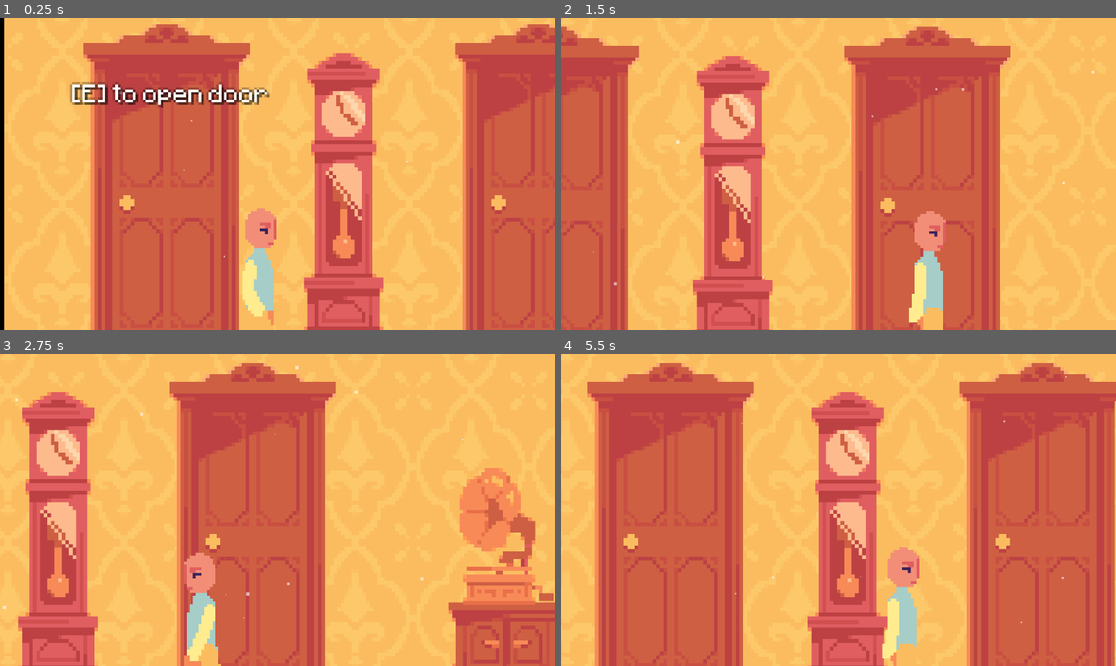
Above: before the commit, frames 1-4 (two rows, left to right).
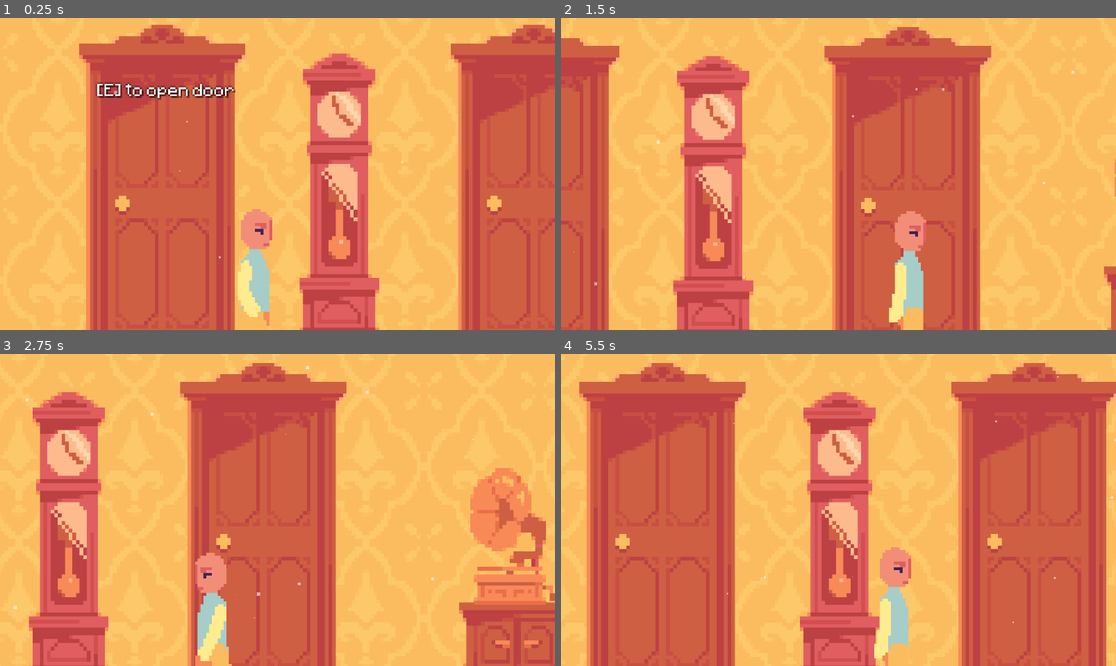
Above: after the commit, the same moments.

Repository: Belligool/cogni-thief
Game: Godot game, scene res://scenes/phase_1/day_1/day1.tscn
Two runs of this game, one before a commit and one after it. Both use one fixed random seed, a clock stepped at 60 frames per second and the inputs below. Sound files missing from this copy of the repository are replaced by a short silence.
Inputs:
- Up to frame 1 (0.25 s): no input
- Up to frame 2 (1.5 s): hold E (interact) 0.53-1.28 s; hold D (move_right) from 0.53 s (still down); tap E (interact) at 1.35 s
- Up to frame 3 (2.75 s): release D (move_right) at 2.03 s; hold A (move_left) from 2.03 s (still down); hold Space (next_dialog) from 2.03 s (still down); tap E (interact) at 2.3 s
- Up to frame 4 (5.5 s): release Space (next_dialog) at 2.78 s; tap E (interact) at 2.85, 4.55 s; hold E (interact) 3.53-4.28 s; release A (move_left) at 4.28 s; hold D (move_right) from 4.28 s (still down); tap Space (next_dialog) at 4.35 s; hold E (interact) from 5.03 s (still down)

The runs differ from the first frame. In frame 1, 18% of the frame differs, in the area x 0-100%, y 0-100%; in frame 2, 29%, in the area x 0-100%, y 2-100%; in frame 3, 19%; in frame 4, 22%.
Error before the commit: Invalid access of index '0' on a base object of type: 'Array'. (res://autoloader/interaction_manager.gd:43)

Commit message:
feat: building transition manager to be identical with quest manager

Diff:
--- a/autoloader/dialog_manager.gd
+++ b/autoloader/dialog_manager.gd
@@ -53,7 +53,6 @@
 		QuestManager.notify_dialog_ended(npc_id)
 
 
-# For testing
 func _unhandled_input(event: InputEvent) -> void:
 	if not is_active:
 		return
--- a/autoloader/interaction_manager.gd
+++ b/autoloader/interaction_manager.gd
@@ -39,7 +39,9 @@
 			can_interact = false
 			label.hide()
 
-			await active_areas[0].interact.call()
-			QuestManager.notify_interaction(active_areas[0].interactable_object_name)
+			# Avoids empty array call
+			var area = active_areas[0]
+			await area.interact.call()
+			QuestManager.notify_interaction(area.interactable_object_name)
 
 			can_interact = true
--- a/autoloader/quest_manager.gd
+++ b/autoloader/quest_manager.gd
@@ -1,4 +1,6 @@
 extends Node
+
+#TODO MASIH BELOM HANDLE PUZZLE
 
 signal quest_started (quest: QuestData)
 signal quest_completed (quest: QuestData)
@@ -30,6 +32,7 @@
 	var quest = get_current_quest()
 	if quest == null:
 		return
+	#	Test
 	print("comparing type: ", quest.completion_type, " vs ", completion_type)
 	print("comparing target: '", quest.completion_target, "' vs '", target, "'")
 	if quest.completion_type == completion_type and quest.completion_target == target:
@@ -42,3 +45,6 @@
 
 func notify_interaction(object_name: String) -> void:
 	_try_complete(QuestData.CompletionType.INTERACTION, object_name)
+
+func notify_puzzle(puzzle_name: String) -> void:
+	_try_complete(QuestData.CompletionType.PUZZLE, puzzle_name)
--- a/autoloader/transition_manager.gd
+++ b/autoloader/transition_manager.gd
@@ -2,9 +2,13 @@
 
 signal transition_started
 signal transition_finished
+signal narration_line_changed(text: String)
 
 var is_active: bool = false
 var _data: NarrationData = null
+var _narration_line_index: int = 0
+
+#TODO Testing and UI belom
 
 func start(data: NarrationData) -> void:
 	if is_active:
@@ -13,12 +17,37 @@
 	is_active = true
 	transition_started.emit()
 
-func finish() -> void:
+func _end() -> void:
 	is_active = false
 	var next = _data.next_scene
+	var quests = _data.next_day_quests
 	_data = null
 	transition_finished.emit()
+	# Load new quests for every transition (new day)
+	if not quests.is_empty():
+		QuestManager.loaded_quests(quests)
 	get_tree().change_scene_to_file(next)
+
+func _show_line(index: int) -> void:
+	# if index is out of range or -1, the narration is over
+	if index < 0 or index >= _data.lines.size():
+		_end()
+		return
+	_narration_line_index = index
+	print("LINE: ", _data.lines[index])
+	# For UI signal
+	narration_line_changed.emit(_data.lines[index])
+
+func _advance() -> void:
+	if not is_active:
+		return
+	_show_line(_narration_line_index + 1)
+
+func _unhandled_input(event: InputEvent) -> void:
+	if not is_active:
+		return
+	if event.is_action_pressed("next_narration"):
+		_advance()
 
 func get_data() -> NarrationData:
 	return _data
--- a/dialog/definition/gramaphone_dialog.tres
+++ b/dialog/definition/gramaphone_dialog.tres
@@ -10,14 +10,41 @@
 text = "Wow, it's a song from Sam Saimun..."
 metadata/_custom_type_script = "uid://nw5gof71bqt3"
 
+[sub_resource type="Resource" id="Resource_twa7e"]
+script = ExtResource("2_7qvrl")
+label = "It brings back good memories."
+point_type = 1
+next_line_index = 2
+metadata/_custom_type_script = "uid://dlfh74f7gy1re"
+
+[sub_resource type="Resource" id="Resource_7qvrl"]
+script = ExtResource("2_7qvrl")
+label = "I'm not sure how I feel."
+next_line_index = 2
+metadata/_custom_type_script = "uid://dlfh74f7gy1re"
+
+[sub_resource type="Resource" id="Resource_eb6s6"]
+script = ExtResource("2_7qvrl")
+label = "I don't really care."
+point_type = 2
+next_line_index = 2
+metadata/_custom_type_script = "uid://dlfh74f7gy1re"
+
 [sub_resource type="Resource" id="Resource_2270j"]
 script = ExtResource("1_mnbva")
 speaker = "Matthijs"
-text = "I haven't heard this in years."
+text = "I wonder what this song means to me."
+choices = Array[ExtResource("2_7qvrl")]([SubResource("Resource_twa7e"), SubResource("Resource_7qvrl"), SubResource("Resource_eb6s6")])
+metadata/_custom_type_script = "uid://nw5gof71bqt3"
+
+[sub_resource type="Resource" id="Resource_1i5ca"]
+script = ExtResource("1_mnbva")
+speaker = "Matthijs"
+text = "..."
 metadata/_custom_type_script = "uid://nw5gof71bqt3"
 
 [resource]
 script = ExtResource("2_twa7e")
 npc_id = "gramaphone"
-lines = Array[ExtResource("1_mnbva")]([SubResource("Resource_hcqsn"), SubResource("Resource_2270j")])
+lines = Array[ExtResource("1_mnbva")]([SubResource("Resource_hcqsn"), SubResource("Resource_2270j"), SubResource("Resource_1i5ca")])
 metadata/_custom_type_script = "uid://cq8iorar8inmf"
--- /dev/null
+++ b/dialog/ui/choices_ui.gd
@@ -0,0 +1,47 @@
+extends CanvasLayer
+
+#TODO POSITION UI MASIH BELOM
+
+@onready var container: VBoxContainer = $ChoicesContainer
+var _buttons: Array[Button] = []
+
+func _ready() -> void:
+	DialogManager.line_changed.connect(_on_line_changed)
+	DialogManager.dialog_ended.connect(_on_dialog_ended)
+
+	for child in container.get_children():
+		if child is Button:
+			_buttons.append(child)
+
+	container.hide()
+
+func _on_line_changed(line: DialogLine) -> void:
+	_clear()
+	if line.choices.is_empty():
+		return
+	_build(line.choices)
+
+func _on_dialog_ended(_npc_id: String) -> void:
+	_clear()
+
+func _clear() -> void:
+	container.hide()
+	for btn in _buttons:
+		btn.hide()
+		for c in btn.pressed.get_connections():
+			btn.pressed.disconnect(c.callable)
+
+func _build(choices: Array) -> void:
+	for i in choices.size():
+		if i >= _buttons.size():
+			break
+		var btn: Button = _buttons[i]
+		var choice: DialogChoice = choices[i]
+		btn.text = choice.label
+		btn.show()
+		btn.pressed.connect(func(): _on_choice_pressed(choice))
+	container.show()
+
+func _on_choice_pressed(choice: DialogChoice) -> void:
+	_clear()
+	DialogManager.choose(choice)
--- /dev/null
+++ b/dialog/ui/choices_ui.tscn
@@ -0,0 +1,28 @@
+[gd_scene load_steps=3 format=3 uid="uid://btric8xo0yk78"]
+
+[ext_resource type="Script" uid="uid://bxg0ter0dnno6" path="res://dialog/ui/choices_ui.gd" id="1_4icm3"]
+[ext_resource type="FontFile" uid="uid://cgmducf28r2ek" path="res://assets/fonts/Minecraftia-Regular.ttf" id="2_2mwir"]
+
+[node name="ChoicesUI" type="CanvasLayer"]
+script = ExtResource("1_4icm3")
+
+[node name="ChoicesContainer" type="VBoxContainer" parent="."]
+anchors_preset = 12
+anchor_top = 1.0
+anchor_right = 1.0
+anchor_bottom = 1.0
+offset_top = -32.0
+grow_horizontal = 2
+grow_vertical = 0
+
+[node name="Choice0" type="Button" parent="ChoicesContainer"]
+layout_mode = 2
+theme_override_fonts/font = ExtResource("2_2mwir")
+
+[node name="Choice1" type="Button" parent="ChoicesContainer"]
+layout_mode = 2
+theme_override_fonts/font = ExtResource("2_2mwir")
+
+[node name="Choice2" type="Button" parent="ChoicesContainer"]
+layout_mode = 2
+theme_override_fonts/font = ExtResource("2_2mwir")
--- a/dialog/ui/speech_bubble.gd
+++ b/dialog/ui/speech_bubble.gd
@@ -1,4 +1,6 @@
 extends Node2D
+
+#TODO UI MASIH BELOM BENER
 
 @onready var container: NinePatchRect = $BubbleContainer
 @onready var dialog_text:RichTextLabel = $BubbleContainer/DialogText
--- a/dialog/ui/speech_bubble.tscn
+++ b/dialog/ui/speech_bubble.tscn
@@ -14,8 +14,8 @@
 offset_right = 150.0
 offset_bottom = 60.0
 grow_horizontal = 2
-scale = Vector2(0.5, 0.5)
-pivot_offset = Vector2(-75, -30)
+scale = Vector2(0.3, 0.3)
+pivot_offset = Vector2(0, -55)
 region_rect = Rect2(0, -80, 0, 0)
 
 [node name="DialogText" type="RichTextLabel" parent="BubbleContainer"]
--- a/interaction/interactable objects/gramaphone.tscn
+++ b/interaction/interactable objects/gramaphone.tscn
@@ -1,10 +1,9 @@
-[gd_scene load_steps=7 format=3 uid="uid://b5ll47i2xs2fw"]
+[gd_scene load_steps=6 format=3 uid="uid://b5ll47i2xs2fw"]
 
 [ext_resource type="Texture2D" uid="uid://bwmhatvs3rl5c" path="res://assets/Matthijs/Corridor Room/gramaphone.png" id="1_3bpq6"]
 [ext_resource type="Script" uid="uid://387uhq2744o" path="res://interaction/interactable scripts/gramaphone.gd" id="1_d1qyr"]
 [ext_resource type="Script" uid="uid://cq6r3it7jjj3i" path="res://interaction/interaction area/interaction_area.gd" id="2_d1qyr"]
 [ext_resource type="Resource" uid="uid://clup1uyouhssy" path="res://dialog/definition/gramaphone_dialog.tres" id="2_m84q4"]
-[ext_resource type="PackedScene" uid="uid://bt1pjdw052frb" path="res://dialog/ui/speech_bubble.tscn" id="5_8s3jp"]
 
 [sub_resource type="CircleShape2D" id="CircleShape2D_m84q4"]
 radius = 170.10736
@@ -32,7 +31,5 @@
 position = Vector2(-13.050293, -12.413788)
 shape = SubResource("CircleShape2D_m84q4")
 
-[node name="SpeechBubble" parent="." instance=ExtResource("5_8s3jp")]
-
 [connection signal="body_entered" from="InteractionArea" to="InteractionArea" method="_on_body_entered"]
 [connection signal="body_exited" from="InteractionArea" to="InteractionArea" method="_on_body_exited"]
--- a/interaction/interactable scripts/gramaphone.gd
+++ b/interaction/interactable scripts/gramaphone.gd
@@ -1,7 +1,8 @@
 extends Node2D
 
 @onready var interaction_area: InteractionArea = $InteractionArea
-@onready var bubble: Node2D = $SpeechBubble
+@onready var player = get_tree().get_first_node_in_group("player")
+@onready var bubble = player.get_node("SpeechBubble")
 @export var dialog: DialogData
 @export var puzzle_dialog: DialogData
 @export var puzzle_id: String = ""
--- a/interaction/interactionManager.tscn
+++ b/interaction/interactionManager.tscn
@@ -10,7 +10,7 @@
 z_index = 20
 offset_right = 68.0
 offset_bottom = 23.0
-scale = Vector2(0.4283744, 0.4283744)
+scale = Vector2(0.3, 0.3)
 theme_override_colors/font_shadow_color = Color(0, 0, 0, 0.47058824)
 theme_override_colors/font_outline_color = Color(0, 0, 0, 1)
 theme_override_constants/outline_size = 1
--- a/project.godot
+++ b/project.godot
@@ -60,6 +60,11 @@
 "events": [Object(InputEventKey,"resource_local_to_scene":false,"resource_name":"","device":-1,"window_id":0,"alt_press …(191 unchanged characters)…
 ]
 }
+next_narration={
+"deadzone": 0.2,
+"events": [Object(InputEventKey,"resource_local_to_scene":false,"resource_name":"","device":-1,"window_id":0,"alt_pressed":false,"shift_pressed":false,"ctrl_pressed":false,"meta_pressed":false,"pressed":false,"keycode":0,"physical_keycode":32,"key_label":0,"unicode":32,"location":0,"echo":false,"script":null)
+]
+}
 
 [layer_names]
 
--- a/scenes/phase_1/day_1/day1.tscn
+++ b/scenes/phase_1/day_1/day1.tscn
@@ -12,174 +12,9 @@
 [ext_resource type="Texture2D" uid="uid://cvu1agvqr8ny5" path="res://assets/Matthijs/Corridor Room/cabinet.png" id="7_qa4qy"]
 [ext_resource type="Texture2D" uid="uid://cvrra6jd0q8mb" path="res://assets/Matthijs/Corridor Room/dining_table.png" id="8_ljrn2"]
 [ext_resource type="PackedScene" uid="uid://b5ll47i2xs2fw" path="res://interaction/interactable objects/gramaphone.tscn" id="9_8m3sr"]
-[ext_resource type="Texture2D" uid="uid://bfre3bbsmldmj" path="res://assets/sprites/world_tileset.png" id="10_2gliv"]
 [ext_resource type="PackedScene" uid="uid://bxhe8bcuuj8pn" path="res://scenes/player.tscn" id="11_h6at1"]
 [ext_resource type="AudioStream" uid="uid://dpja14x86qmdk" path="res://assets/music/Sam Saimun - Dibawah Sinar Bulan Purnama (1952) - Penggiat Bunyi.mp3" id="12_lk34k"]
-
-[sub_resource type="TileSetAtlasSource" id="TileSetAtlasSource_lnu2h"]
-texture = ExtResource("10_2gliv")
-0:0/0 = 0
-0:0/0/physics_layer_0/polygon_0/points = PackedVector2Array(-8, -8, 8, -8, 8, 8, -8, 8)
-1:0/0 = 0
-1:0/0/physics_layer_0/polygon_0/points = PackedVector2Array(-8, -8, 8, -8, 8, 8, -8, 8)
-2:0/0 = 0
-2:0/0/physics_layer_0/polygon_0/points = PackedVector2Array(-8, -8, 8, -8, 8, 8, -8, 8)
-3:0/0 = 0
-3:0/0/physics_layer_0/polygon_0/points = PackedVector2Array(-8, -8, 8, -8, 8, 8, -8, 8)
-4:0/0 = 0
-4:0/0/physics_layer_0/polygon_0/points = PackedVector2Array(-8, -8, 8, -8, 8, 8, -8, 8)
-5:0/0 = 0
-5:0/0/physics_layer_0/polygon_0/points = PackedVector2Array(-8, -8, 8, -8, 8, 8, -8, 8)
-6:0/0 = 0
-6:0/0/physics_layer_0/polygon_0/points = PackedVector2Array(-8, -8, 8, -8, 8, 8, -8, 8)
-7:0/0 = 0
-7:0/0/physics_layer_0/polygon_0/points = PackedVector2Array(-8, -8, 8, -8, 8, 8, -8, 8)
-8:0/0 = 0
-8:0/0/physics_layer_0/polygon_0/points = PackedVector2Array(-8, -8, 8, -8, 8, 8, -8, 8)
-9:0/0 = 0
-9:0/0/physics_layer_0/polygon_0/points = PackedVector2Array(-8, -8, 8, -6.7006855, 8, 0.30457687, -8, 0.40610313)
-10:0/0 = 0
-10:0/0/physics_layer_0/polygon_0/points = PackedVector2Array(-8, -6.6285267, 8, -6.7006855, 8, 0.30457687, -8, 0.40610313)
-11:0/0 = 0
-11:0/0/physics_layer_0/polygon_0/points = PackedVector2Array(-8, -6.6285267, 8, -8, 8, 0.30457687, -8, 0.40610313)
-0:1/0 = 0
-0:1/0/physics_layer_0/polygon_0/points = PackedVector2Array(-8, -8, 8, -8, 8, 8, -8, 8)
-1:1/0 = 0
-1:1/0/physics_layer_0/polygon_0/points = PackedVector2Array(-8, -8, 8, -8, 8, 8, -8, 8)
-2:1/0 = 0
-2:1/0/physics_layer_0/polygon_0/points = PackedVector2Array(-8, -8, 8, -8, 8, 8, -8, 8)
-3:1/0 = 0
-3:1/0/physics_layer_0/polygon_0/points = PackedVector2Array(-8, -8, 8, -8, 8, 8, -8, 8)
-4:1/0 = 0
-4:1/0/physics_layer_0/polygon_0/points = PackedVector2Array(-8, -8, 8, -8, 8, 8, -8, 8)
-5:1/0 = 0
-5:1/0/physics_layer_0/polygon_0/points = PackedVector2Array(-8, -8, 8, -8, 8, 8, -8, 8)
-6:1/0 = 0
-6:1/0/physics_layer_0/polygon_0/points = PackedVector2Array(-8, -8, 8, -8, 8, 8, -8, 8)
-7:1/0 = 0
-7:1/0/physics_layer_0/polygon_0/points = PackedVector2Array(-8, -8, 8, -8, 8, 8, -8, 8)
-8:1/0 = 0
-8:1/0/physics_layer_0/polygon_0/points = PackedVector2Array(-8, -8, 8, -8, 8, 8, -8, 8)
-9:1/0 = 0
-9:1/0/physics_layer_0/polygon_0/points = PackedVector2Array(-8, -8, 8, -6.7006855, 8, 0.30457687, -8, 0.40610313)
-10:1/0 = 0
-10:1/0/physics_layer_0/polygon_0/points = PackedVector2Array(-8, -6.6285267, 8, -6.7006855, 8, 0.30457687, -8, 0.40610313)
-11:1/0 = 0
-11:1/0/physics_layer_0/polygon_0/points = PackedVector2Array(-8, -6.6285267, 8, -8, 8, 0.30457687, -8, 0.40610313)
-0:2/0 = 0
-0:2/0/physics_layer_0/polygon_0/points = PackedVector2Array(-8, -8, 8, -8, 8, 8, -8, 8)
-1:2/0 = 0
-1:2/0/physics_layer_0/polygon_0/points = PackedVector2Array(-8, -8, 8, -8, 8, 8, -8, 8)
-2:2/0 = 0
-2:2/0/physics_layer_0/polygon_0/points = PackedVector2Array(-8, -8, 8, -8, 8, 8, -8, 8)
-3:2/0 = 0
-3:2/0/physics_layer_0/polygon_0/points = PackedVector2Array(-8, -8, 8, -8, 8, 8, -8, 8)
-4:2/0 = 0
-4:2/0/physics_layer_0/polygon_0/points = PackedVector2Array(-8, -8, 8, -8, 8, 8, -8, 8)
-5:2/0 = 0
-5:2/0/physics_layer_0/polygon_0/points = PackedVector2Array(-8, -8, 8, -8, 8, 8, -8, 8)
-6:2/0 = 0
-7:2/0 = 0
-7:2/0/physics_layer_0/polygon_0/points = PackedVector2Array(-8, -8, 8, -8, 8, 8, -8, 8)
-8:2/0 = 0
-8:2/0/physics_layer_0/polygon_0/points = PackedVector2Array(-8, -8, 8, -8, 8, 8, -8, 8)
-9:2/0 = 0
-9:2/0/physics_layer_0/polygon_0/points = PackedVector2Array(-8, -8, 8, -6.7006855, 8, 0.30457687, -8, 0.40610313)
-10:2/0 = 0
-10:2/0/physics_layer_0/polygon_0/points = PackedVector2Array(-8, -6.6285267, 8, -6.7006855, 8, 0.30457687, -8, 0.40610313)
-11:2/0 = 0
-11:2/0/physics_layer_0/polygon_0/points = PackedVector2Array(-8, -6.6285267, 8, -8, 8, 0.30457687, -8, 0.40610313)
-0:3/0 = 0
-1:3/0 = 0
-2:3/0 = 0
-2:3/0/physics_layer_0/polygon_0/points = PackedVector2Array(-8, -8, 8, -8, 8, 8, -8, 8)
-5:3/0 = 0
-6:3/0 = 0
-7:3/0 = 0
-7:3/0/physics_layer_0/polygon_0/points = PackedVector2Array(-8, -8, 8, -8, 8, 8, -8, 8)
-8:3/0 = 0
-9:3/0 = 0
-0:4/0 = 0
-1:4/0 = 0
-5:4/0 = 0
-6:4/0 = 0
-7:4/0 = 0
-7:4/0/physics_layer_0/polygon_0/points = PackedVector2Array(-8, -8, 8, -8, 8, 8, -8, 8)
-8:4/0 = 0
-9:4/0 = 0
-0:5/0 = 0
-1:5/0 = 0
-5:5/0 = 0
-6:5/0 = 0
-7:5/0 = 0
-8:5/0 = 0
-1:6/0 = 0
-5:6/0 = 0
-6:6/0 = 0
-7:6/0 = 0
-8:6/0 = 0
-0:7/0 = 0
-1:7/0 = 0
-3:7/0 = 0
-5:7/0 = 0
-6:7/0 = 0
-7:7/0 = 0
-8:7/0 = 0
-0:8/0 = 0
-1:8/0 = 0
-2:8/0 = 0
-3:8/0 = 0
-4:8/0 = 0
-5:8/0 = 0
-6:8/0 = 0
-7:8/0 = 0
-8:8/0 = 0
-0:9/0 = 0
-1:9/0 = 0
-2:9/0 = 0
-3:9/0 = 0
-4:9/0 = 0
-5:9/0 = 0
-6:9/0 = 0
-7:9/0 = 0
-0:10/0 = 0
-1:10/0 = 0
-2:10/0 = 0
-3:10/0 = 0
-4:10/0 = 0
-6:10/0 = 0
-0:11/0 = 0
-1:11/0 = 0
-2:11/0 = 0
-3:11/0 = 0
-4:11/0 = 0
-5:11/0 = 0
-0:12/0 = 0
-1:12/0 = 0
-2:12/0 = 0
-3:12/0 = 0
-4:12/0 = 0
-0:13/0 = 0
-1:13/0 = 0
-2:13/0 = 0
-3:13/0 = 0
-4:13/0 = 0
-5:13/0 = 0
-0:14/0 = 0
-1:14/0 = 0
-2:14/0 = 0
-3:14/0 = 0
-4:14/0 = 0
-0:15/0 = 0
-1:15/0 = 0
-2:15/0 = 0
-3:15/0 = 0
-2:4/size_in_atlas = Vector2i(3, 3)
-2:4/0 = 0
-
-[sub_resource type="TileSet" id="TileSet_lbhrr"]
-physics_layer_0/collision_layer = 1
-sources/0 = SubResource("TileSetAtlasSource_lnu2h")
+[ext_resource type="PackedScene" uid="uid://btric8xo0yk78" path="res://dialog/ui/choices_ui.tscn" id="15_r7yew"]
 
 [sub_resource type="GDScript" id="GDScript_lbhrr"]
 script/source = "extends AudioStreamPlayer2D
@@ -197,6 +32,9 @@
 
 [sub_resource type="WorldBoundaryShape2D" id="WorldBoundaryShape2D_lbhrr"]
 distance = -2.0
+
+[sub_resource type="RectangleShape2D" id="RectangleShape2D_wi35l"]
+size = Vector2(3, 88)
 
 [sub_resource type="Curve" id="Curve_lbhrr"]
 _data = [Vector2(0, 0), 0.0, 0.0, 0, 0, Vector2(0.072010875, 1), 0.0, 0.0, 0, 0, Vector2(0.9103261, 1), 0.0, 0.0, 0, 0, Vector2(1, 0), 0.0, 0.0, 0, 0]
@@ -216,9 +54,6 @@
 scale_max = 0.59999996
 scale_curve = SubResource("CurveTexture_iywne")
 color = Color(1, 1, 1, 0.5921569)
-
-[sub_resource type="RectangleShape2D" id="RectangleShape2D_wi35l"]
-size = Vector2(3, 88)
 
 [node name="Phase_1_day_1" type="Node2D"]
 script = ExtResource("1_r7yew")
@@ -263,24 +98,6 @@
 [node name="gramaphone" parent="." instance=ExtResource("9_8m3sr")]
 position = Vector2(51, -25)
 
-[node name="TileMap" type="Node" parent="."]
-
-[node name="Layer0" type="TileMapLayer" parent="TileMap"]
-use_parent_material = true
-tile_set = SubResource("TileSet_lbhrr")
-
-[node name="Player" parent="." instance=ExtResource("11_h6at1")]
-position = Vector2(-40, -7)
-
-[node name="Camera2D" type="Camera2D" parent="Player"]
-offset = Vector2(0, -33.425)
-zoom = Vector2(12.245, 12.245)
-limit_left = -80
-limit_right = 169
-limit_smoothed = true
-position_smoothing_enabled = true
-position_smoothing_speed = 3.0
-
 [node name="AudioStreamPlayer2D" type="AudioStreamPlayer2D" parent="."]
 position = Vector2(51, -28)
 scale = Vector2(0.049336817, 0.050347213)
@@ -303,12 +120,6 @@
 position = Vector2(0, -4)
 shape = SubResource("WorldBoundaryShape2D_lbhrr")
 
-[node name="GPUParticles2D" type="GPUParticles2D" parent="."]
-position = Vector2(53, -53)
-amount = 150
-amount_ratio = 0.25
-process_material = SubResource("ParticleProcessMaterial_p57ef")
-
 [node name="LeftCollision" type="StaticBody2D" parent="."]
 
 [node name="CollisionShape2D" type="CollisionShape2D" parent="LeftCollision"]
@@ -320,3 +131,23 @@
 [node name="CollisionShape2D" type="CollisionShape2D" parent="RightCollision"]
 position = Vector2(174, -44)
 shape = SubResource("RectangleShape2D_wi35l")
+
+[node name="GPUParticles2D" type="GPUParticles2D" parent="."]
+position = Vector2(53, -53)
+amount = 150
+amount_ratio = 0.25
+process_material = SubResource("ParticleProcessMaterial_p57ef")
+
+[node name="Player" parent="." instance=ExtResource("11_h6at1")]
+position = Vector2(-40, -7)
+
+[node name="Camera2D" type="Camera2D" parent="Player"]
+offset = Vector2(0, -33.425)
+zoom = Vector2(12.245, 12.245)
+limit_left = -80
+limit_right = 169
+limit_smoothed = true
+position_smoothing_enabled = true
+position_smoothing_speed = 4.0
+
+[node name="ChoicesUI" parent="." instance=ExtResource("15_r7yew")]
--- a/scenes/phase_1/day_1/day_1.gd
+++ b/scenes/phase_1/day_1/day_1.gd
@@ -4,7 +4,3 @@
 
 func _ready() -> void:
 	QuestManager.loaded_quests(quests)
-
-# Called every frame. 'delta' is the elapsed time since the previous frame.
-func _process(delta: float) -> void:
-	pass
--- a/scenes/player.tscn
+++ b/scenes/player.tscn
@@ -1,8 +1,9 @@
-[gd_scene load_steps=11 format=3 uid="uid://bxhe8bcuuj8pn"]
+[gd_scene load_steps=12 format=3 uid="uid://bxhe8bcuuj8pn"]
 
 [ext_resource type="Script" uid="uid://cmwnyklabgvm5" path="res://scripts/player.gd" id="1_g2els"]
 [ext_resource type="Texture2D" uid="uid://d3euwavw74glh" path="res://assets/sprites/chara_2-Sheet.png" id="2_g2els"]
 [ext_resource type="AudioStream" uid="uid://qt4y7x3sqqri" path="res://assets/sounds/freesound_community-walking-on-a-wooden-floor-14743.mp3" id="3_qhqgy"]
+[ext_resource type="PackedScene" uid="uid://bt1pjdw052frb" path="res://dialog/ui/speech_bubble.tscn" id="4_dqkch"]
 
 [sub_resource type="AtlasTexture" id="AtlasTexture_g2els"]
 atlas = ExtResource("2_g2els")
@@ -76,3 +77,5 @@
 [node name="AudioStreamPlayer2D" type="AudioStreamPlayer2D" parent="."]
 stream = ExtResource("3_qhqgy")
 pitch_scale = 1.16
+
+[node name="SpeechBubble" parent="." instance=ExtResource("4_dqkch")]
--- a/scripts/player.gd
+++ b/scripts/player.gd
@@ -8,11 +8,9 @@
 	# If a dialog is taking place stop movement entirely
 	if DialogManager.is_active:
 		velocity = Vector2.ZERO
+		animated_sprite.play("idle")
+		walking_sfx.stop()
 		return
-
-	# Add the gravity.
-	if not is_on_floor():
-		velocity += get_gravity() * delta
 
 	# Get input direction: -1, 0, 1
 	var direction := Input.get_axis("move_left", "move_right")
--- a/transition/narration_data.gd
+++ b/transition/narration_data.gd
@@ -4,3 +4,4 @@
 @export var lines: Array[String] = [] # naration lines
 @export var delay_between_lines: float = 2.5 # seconds between each line
 @export var next_scene: String = "" # Path to next scene
+@export var next_day_quests: Array[QuestData] = []
Binary file removed: assets/sprites/IMG_3991.png
Not shown, removed: assets/sprites/IMG_3991.png.import
Binary file removed: assets/sprites/coin.png
Not shown, removed: assets/sprites/coin.png.import
Binary file removed: assets/sprites/fruit.png
Not shown, removed: assets/sprites/fruit.png.import
Binary file removed: assets/sprites/knight.png
Not shown, removed: assets/sprites/knight.png.import
Binary file removed: assets/sprites/platforms.png
Not shown, removed: assets/sprites/platforms.png.import
Binary file removed: assets/sprites/slime_green.png
Not shown, removed: assets/sprites/slime_green.png.import
(and 8 more such lines)
